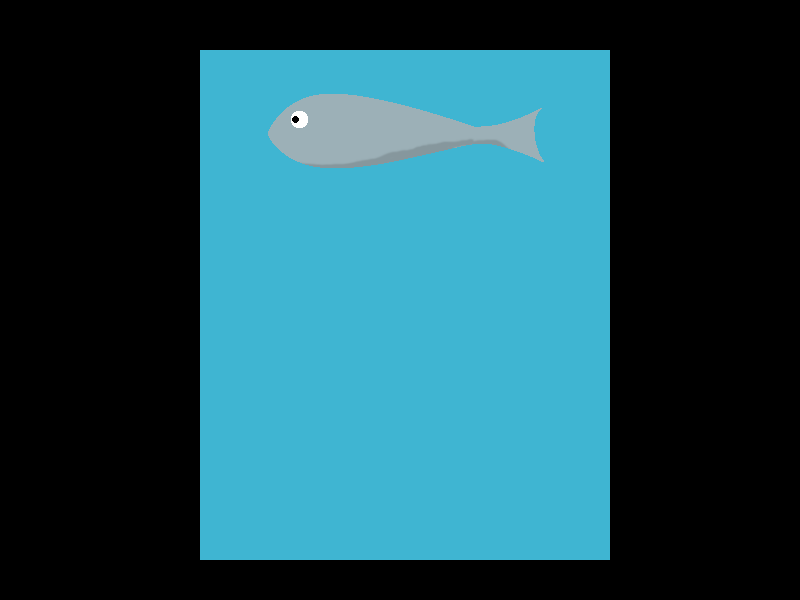
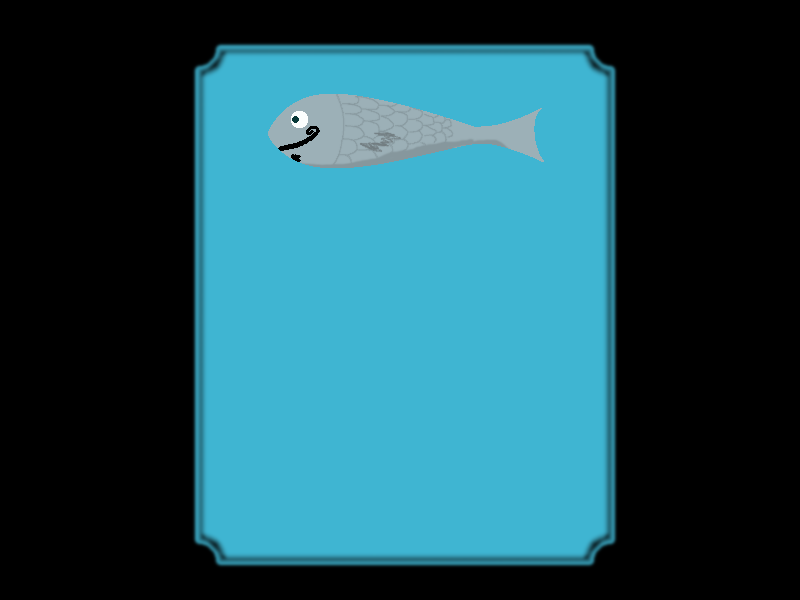
Before/after of a (800, 600) layered artwork. What changed in the layer stack:
painted on "Rouille #2" over [278, 111, 320, 162]
painted on "Rouille" over [332, 94, 454, 165]
painted on "Layer" over [192, 42, 618, 568]
